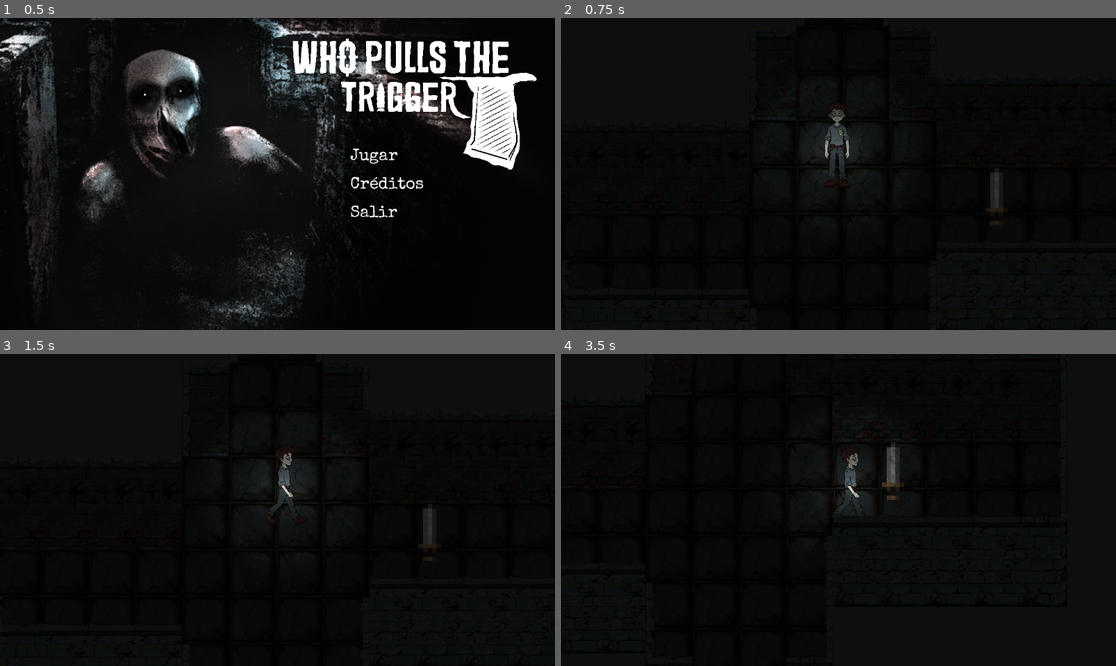
Above: before the commit, frames 1-4 (two rows, left to right).
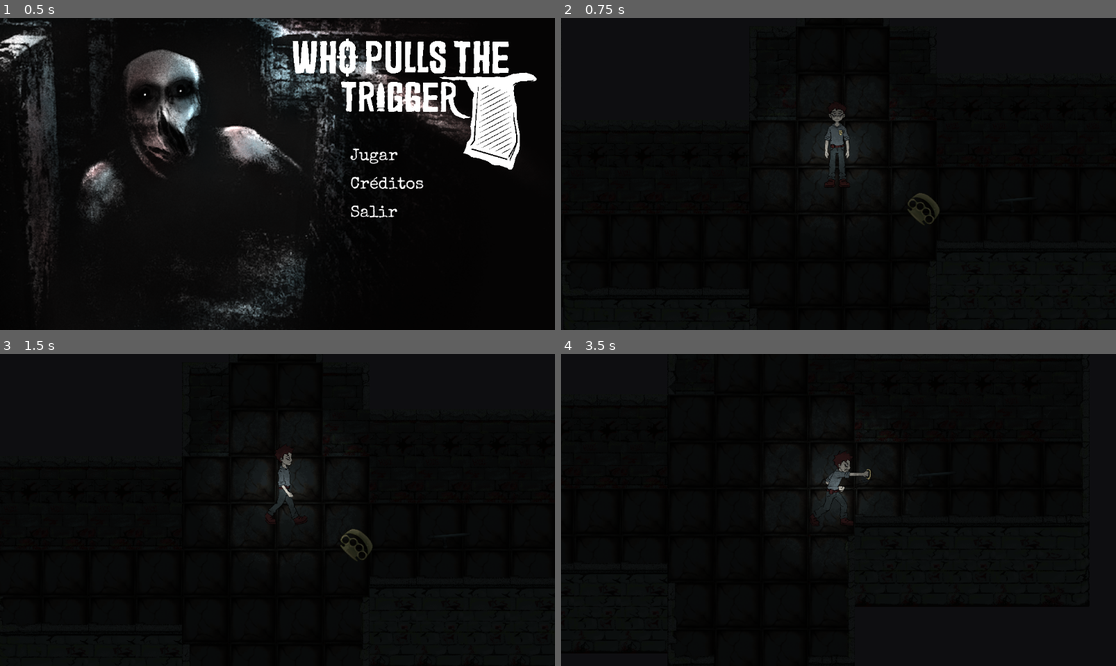
Above: after the commit, the same moments.

Repository: Candrixx/GameJam_RogueLike
Game: Godot game, scene res://Scenes/ui/homescreen.tscn
Two runs of this game, one before a commit and one after it. Both use one fixed random seed, a clock stepped at 60 frames per second and the inputs below.
Inputs (mouse positions are in pixels of both pictures, inside the frame that each line leads up to):
- Up to frame 1 (0.5 s): no input
- Up to frame 2 (0.75 s): click (977, 158) at 0.5 s
- Up to frame 3 (1.5 s): tap Enter at 1.25 s; move the mouse to (399, 494) at 1.27 s; hold D (right) from 1.28 s (still down); click (399, 494) at 1.35 s
- Up to frame 4 (3.5 s): move the mouse to (727, 525) at 2.02 s; release D (right) at 2.03 s; hold S (down) 2.03-2.78 s; click (727, 525) at 2.1 s; move the mouse to (894, 441) at 2.77 s; hold D (right) from 2.78 s (still down); hold E (interact) from 2.78 s (still down); click (894, 441) at 3.05 s

Frame 1 is identical in both runs. In frame 2, 0.5% of the frame differs, in the area x 62-80%, y 49-67%; in frame 3, 0.5%; in frame 4, 1.1%, in the area x 45-62%, y 26-55%.

Commit message:
Porra y puño americano

Diff:
--- a/Scenes/characters/character.tscn
+++ b/Scenes/characters/character.tscn
@@ -6,6 +6,7 @@
 [ext_resource type="Texture2D" uid="uid://bouawtak0y434" path="res://Assets/sprites/Animation_Character_back.png" id="2_fbu5h"]
 [ext_resource type="Texture2D" uid="uid://bj7kvch6oopn1" path="res://Assets/sprites/Animation_Character_Attack_Side.png" id="2_odp46"]
 [ext_resource type="Texture2D" uid="uid://cnyd5c37kqshd" path="res://Assets/sprites/Animation_Character_Dead.png" id="3_1vi6t"]
+[ext_resource type="Texture2D" uid="uid://rbb4hdm6e5ir" path="res://Assets/sprites/Animation_attack.png" id="3_s3wkk"]
 [ext_resource type="Texture2D" uid="uid://bopbjdcnewjno" path="res://Assets/sprites/Animation_Character_side.png" id="4_e73q4"]
 
 [sub_resource type="AtlasTexture" id="AtlasTexture_gehew"]
@@ -21,11 +22,11 @@
 region = Rect2(1166, 0, 583, 512)
 
 [sub_resource type="AtlasTexture" id="AtlasTexture_haosl"]
-atlas = ExtResource("2_odp46")
+atlas = ExtResource("3_s3wkk")
 region = Rect2(0, 0, 512, 512)
 
 [sub_resource type="AtlasTexture" id="AtlasTexture_3j2sg"]
-atlas = ExtResource("2_odp46")
+atlas = ExtResource("3_s3wkk")
 region = Rect2(512, 0, 512, 512)
 
 [sub_resource type="AtlasTexture" id="AtlasTexture_7mhsb"]
@@ -121,7 +122,7 @@
 }],
 "loop": 0,
 "name": &"Attack_Knuckles",
-"speed": 3.0
+"speed": 4.0
 }, {
 "frames": [{
 "duration": 4.0,
@@ -221,8 +222,8 @@
 [node name="AnimatedSprite2D" type="AnimatedSprite2D" parent="." unique_id=1794761289]
 position = Vector2(-2, -150)
 sprite_frames = SubResource("SpriteFrames_hndv8")
-animation = &"Die"
-frame = 4
+animation = &"Attack_Knuckles"
+frame = 1
 frame_progress = 1.0
 
 [node name="CollisionShape2D" type="CollisionShape2D" parent="." unique_id=1644893791]
--- /dev/null
+++ b/Scenes/items/baton.tscn
@@ -0,0 +1,7 @@
+[gd_scene format=3 uid="uid://daob44c7cl1se"]
+
+[ext_resource type="PackedScene" uid="uid://c0dvexjna243s" path="res://Scenes/items/base_item.tscn" id="1_yecho"]
+
+[node name="baton" unique_id=311614790 instance=ExtResource("1_yecho")]
+weapon_name = "Baton"
+damage = 25
--- /dev/null
+++ b/Scenes/items/baton_floor.tscn
@@ -0,0 +1,11 @@
+[gd_scene format=3 uid="uid://y7swrtjmrmpj"]
+
+[ext_resource type="PackedScene" uid="uid://d2nat8sxwcw0w" path="res://Scenes/items/item_floor_base.tscn" id="1_1gcgu"]
+[ext_resource type="PackedScene" uid="uid://daob44c7cl1se" path="res://Scenes/items/baton.tscn" id="2_4bdvo"]
+[ext_resource type="Texture2D" uid="uid://bwge0b51iwg33" path="res://Assets/sprites/objects/porra.png" id="2_hyiy6"]
+
+[node name="baton_floor" unique_id=552979034 instance=ExtResource("1_1gcgu")]
+weapon_to_equiped = ExtResource("2_4bdvo")
+
+[node name="Sprite2D" parent="." index="1" unique_id=1544224068]
+texture = ExtResource("2_hyiy6")
--- a/Scenes/items/brass_knuckles.tscn
+++ b/Scenes/items/brass_knuckles.tscn
@@ -1,12 +1,8 @@
-[gd_scene format=3 uid="uid://5blfouo4xkxb"]
+[gd_scene format=3 uid="uid://4mghwgus7ayt"]
 
-[ext_resource type="PackedScene" uid="uid://c0dvexjna243s" path="res://Scenes/base_item.tscn" id="1_wndd3"]
-[ext_resource type="Texture2D" uid="uid://b43gj1weqstje" path="res://Sprites/knife 1.png" id="2_6crqx"]
+[ext_resource type="PackedScene" uid="uid://c0dvexjna243s" path="res://Scenes/items/base_item.tscn" id="1_wndd3"]
 
-[node name="Brass knuckles" unique_id=311614790 instance=ExtResource("1_wndd3")]
-weapon_name = "Brass Knuckles"
-
-[node name="Sprite2D" parent="." index="0" unique_id=1535842408]
-position = Vector2(3.8146973e-06, 4.7683716e-07)
-scale = Vector2(0.07069603, 0.070062906)
-texture = ExtResource("2_6crqx")
+[node name="brass_knuckles" unique_id=311614790 instance=ExtResource("1_wndd3")]
+weapon_name = "Knuckles"
+damage = 10
+knockback_force = 300.0
--- /dev/null
+++ b/Scenes/items/brass_knuckles_floor.tscn
@@ -0,0 +1,11 @@
+[gd_scene format=3 uid="uid://c0h2rij0ubk5l"]
+
+[ext_resource type="PackedScene" uid="uid://d2nat8sxwcw0w" path="res://Scenes/items/item_floor_base.tscn" id="1_5o6kp"]
+[ext_resource type="Texture2D" uid="uid://bakfa0d1bmq34" path="res://Assets/sprites/objects/puño.png" id="2_5kuam"]
+[ext_resource type="PackedScene" uid="uid://4mghwgus7ayt" path="res://Scenes/items/brass_knuckles.tscn" id="2_h10sq"]
+
+[node name="brass_knuckles_floor" unique_id=552979034 instance=ExtResource("1_5o6kp")]
+weapon_to_equiped = ExtResource("2_h10sq")
+
+[node name="Sprite2D" parent="." index="1" unique_id=1544224068]
+texture = ExtResource("2_5kuam")
--- a/Scenes/items/club.tscn
+++ /dev/null
@@ -1,12 +0,0 @@
-[gd_scene format=3 uid="uid://c70fkqo1b3s73"]
-
-[ext_resource type="PackedScene" uid="uid://c0dvexjna243s" path="res://Scenes/base_item.tscn" id="1_ge55m"]
-[ext_resource type="Texture2D" uid="uid://b6wv3x5nsikf2" path="res://Sprites/mace 1.png" id="2_hrlhs"]
-
-[node name="Club" unique_id=311614790 instance=ExtResource("1_ge55m")]
-weapon_name = "Club"
-
-[node name="Sprite2D" parent="." index="0" unique_id=1535842408]
-position = Vector2(0, -1.1920929e-07)
-scale = Vector2(0.055947572, 0.055947583)
-texture = ExtResource("2_hrlhs")
--- a/Scenes/items/item_floor_base.tscn
+++ b/Scenes/items/item_floor_base.tscn
@@ -1,12 +1,11 @@
 [gd_scene format=3 uid="uid://d2nat8sxwcw0w"]
 
-[ext_resource type="Script" uid="uid://jpp83s5v3voh" path="res://Scripts/item_floor_base.gd" id="1_8itus"]
+[ext_resource type="Script" uid="uid://d22drg181rdjs" path="res://Scripts/item_floor_base.gd" id="1_8itus"]
 
 [sub_resource type="CircleShape2D" id="CircleShape2D_hndv8"]
-radius = 28.79236
+radius = 106.0
 
 [node name="item_floor_base" type="Area2D" unique_id=552979034]
-scale = Vector2(32, 32)
 collision_layer = 2
 script = ExtResource("1_8itus")
 
--- a/Scenes/items/pistol.tscn
+++ /dev/null
@@ -1,15 +0,0 @@
-[gd_scene format=3 uid="uid://cyx8q50hek6p5"]
-
-[ext_resource type="PackedScene" uid="uid://c0dvexjna243s" path="res://Scenes/base_item.tscn" id="1_v21tj"]
-[ext_resource type="Texture2D" uid="uid://c2drgnp342j06" path="res://Sprites/2.png" id="2_ui64p"]
-
-[node name="Pistol" unique_id=311614790 instance=ExtResource("1_v21tj")]
-weapon_name = "Pistol"
-
-[node name="Sprite2D" parent="." index="0" unique_id=1535842408]
-position = Vector2(0.9999943, -1.0000038)
-scale = Vector2(0.2712766, 0.2712766)
-texture = ExtResource("2_ui64p")
-hframes = 2
-vframes = 3
-frame = 1
--- a/Scenes/items/sword.gd
+++ /dev/null
@@ -1,5 +0,0 @@
-extends ArmaBase
-
-func attack_animation():
-	print("¡Ataque rápido de espada!")
-	animation_player.play("atacar")
--- a/Scenes/items/sword.tscn
+++ /dev/null
@@ -1,15 +0,0 @@
-[gd_scene format=3 uid="uid://1d1twb2nnlw5"]
-
-[ext_resource type="PackedScene" uid="uid://c0dvexjna243s" path="res://Scenes/items/base_item.tscn" id="1_7pccy"]
-
-[node name="sword" unique_id=311614790 instance=ExtResource("1_7pccy")]
-scale = Vector2(24, 24)
-collision_mask = 4
-monitoring = false
-weapon_name = "Baton"
-damage = 25
-metadata/_edit_horizontal_guides_ = [-321.0]
-
-[node name="CollisionShape2D" parent="." index="0" unique_id=1946550526]
-position = Vector2(0, -5)
-disabled = true
--- a/Scenes/items/sword_floor.tscn
+++ /dev/null
@@ -1,19 +0,0 @@
-[gd_scene format=3 uid="uid://0fkgihh4nq34"]
-
-[ext_resource type="PackedScene" uid="uid://d2nat8sxwcw0w" path="res://Scenes/items/item_floor_base.tscn" id="1_n67se"]
-[ext_resource type="Texture2D" uid="uid://dmd5drpy2wwkj" path="res://Assets/textures/temp_personaje/Spritesheet/espada.png" id="2_4rsw3"]
-[ext_resource type="PackedScene" uid="uid://1d1twb2nnlw5" path="res://Scenes/items/sword.tscn" id="2_n768t"]
-
-[sub_resource type="CircleShape2D" id="CircleShape2D_8itus"]
-radius = 9.0
-
-[node name="sword_floor" unique_id=552979034 instance=ExtResource("1_n67se")]
-scale = Vector2(24, 24)
-weapon_to_equiped = ExtResource("2_n768t")
-
-[node name="CollisionShape2D" parent="." index="0" unique_id=187429384]
-shape = SubResource("CircleShape2D_8itus")
-
-[node name="Sprite2D" parent="." index="1" unique_id=1544224068]
-position = Vector2(1, 0)
-texture = ExtResource("2_4rsw3")
--- a/Scenes/items/taser.tscn
+++ /dev/null
@@ -1,12 +0,0 @@
-[gd_scene format=3 uid="uid://dlgmrmhie0yx0"]
-
-[ext_resource type="PackedScene" uid="uid://c0dvexjna243s" path="res://Scenes/base_item.tscn" id="1_ixxty"]
-[ext_resource type="Texture2D" uid="uid://0elmbigrctck" path="res://Sprites/magic staff 1.png" id="2_ixxty"]
-
-[node name="Taser" unique_id=311614790 instance=ExtResource("1_ixxty")]
-weapon_name = "Taser"
-
-[node name="Sprite2D" parent="." index="0" unique_id=1535842408]
-position = Vector2(-3.8146973e-06, -1.9073486e-06)
-scale = Vector2(0.050327007, 0.058832984)
-texture = ExtResource("2_ixxty")
--- a/Scenes/maps/map_labyrinth.tscn
+++ b/Scenes/maps/map_labyrinth.tscn
@@ -4,11 +4,12 @@
 [ext_resource type="Texture2D" uid="uid://7qbyj1lter2t" path="res://Assets/tiles/PAREDES def.png" id="2_gabxc"]
 [ext_resource type="PackedScene" uid="uid://diigow32cjgk0" path="res://Scenes/characters/character.tscn" id="3_gabxc"]
 [ext_resource type="PackedScene" uid="uid://dwqq44fgg0maj" path="res://Scenes/items/Light.tscn" id="4_pbbxr"]
-[ext_resource type="PackedScene" uid="uid://0fkgihh4nq34" path="res://Scenes/items/sword_floor.tscn" id="5_ratia"]
 [ext_resource type="Texture2D" uid="uid://b4nnul03x3rer" path="res://Assets/sprites/enemies/common/fase 2 espalda.png" id="6_ij2n8"]
 [ext_resource type="Texture2D" uid="uid://ylq3486wql1v" path="res://Assets/sprites/enemies/common/fase 1.png" id="7_6pn7r"]
 [ext_resource type="Script" uid="uid://biirk8suyt0b6" path="res://Scripts/grunt.gd" id="7_n257l"]
 [ext_resource type="Texture2D" uid="uid://c3r8a32tau1di" path="res://Assets/sprites/enemies/common/fase 2.png" id="7_wv7ue"]
+[ext_resource type="PackedScene" uid="uid://y7swrtjmrmpj" path="res://Scenes/items/baton_floor.tscn" id="9_6pn7r"]
+[ext_resource type="PackedScene" uid="uid://c0h2rij0ubk5l" path="res://Scenes/items/brass_knuckles_floor.tscn" id="10_oab3y"]
 
 [sub_resource type="TileSetAtlasSource" id="TileSetAtlasSource_ratia"]
 texture = ExtResource("2_d3g55")
@@ -254,5 +255,8 @@
 [node name="CanvasModulate" type="CanvasModulate" parent="." unique_id=650394155]
 color = Color(0.23392546, 0.23392546, 0.23392543, 1)
 
-[node name="sword_floor" parent="." unique_id=552979034 instance=ExtResource("5_ratia")]
-position = Vector2(1341, 431)
+[node name="baton_floor" parent="." unique_id=552979034 instance=ExtResource("9_6pn7r")]
+position = Vector2(1458, 462)
+
+[node name="brass_knuckles_floor" parent="." unique_id=2066146015 instance=ExtResource("10_oab3y")]
+position = Vector2(953, 483)
--- a/Scripts/item_floor_base.gd
+++ b/Scripts/item_floor_base.gd
@@ -10,7 +10,7 @@
 	if body is Character or body.has_method("equip_weapon"):
 		character_in = body
 		can_take = true
-		print("Preiona E para tomarlo")
+		print("Presiona E para tomarlo")
 
 func _on_body_exited(body: Node2D) -> void:
 	if body == character_in:
Binary file added: Assets/sprites/Animation_attack.png
Binary file changed: Assets/sprites/objects/pistola.png
Binary file changed: Assets/sprites/objects/porra.png
Binary file changed: Assets/sprites/objects/puño.png
Not shown, removed: Scenes/items/sword.gd.uid
Not shown, added: Assets/sprites/objects/pistola.png.old
Not shown, added: Assets/sprites/objects/porra.png.old
Not shown, added: Assets/sprites/objects/puño.png.old
